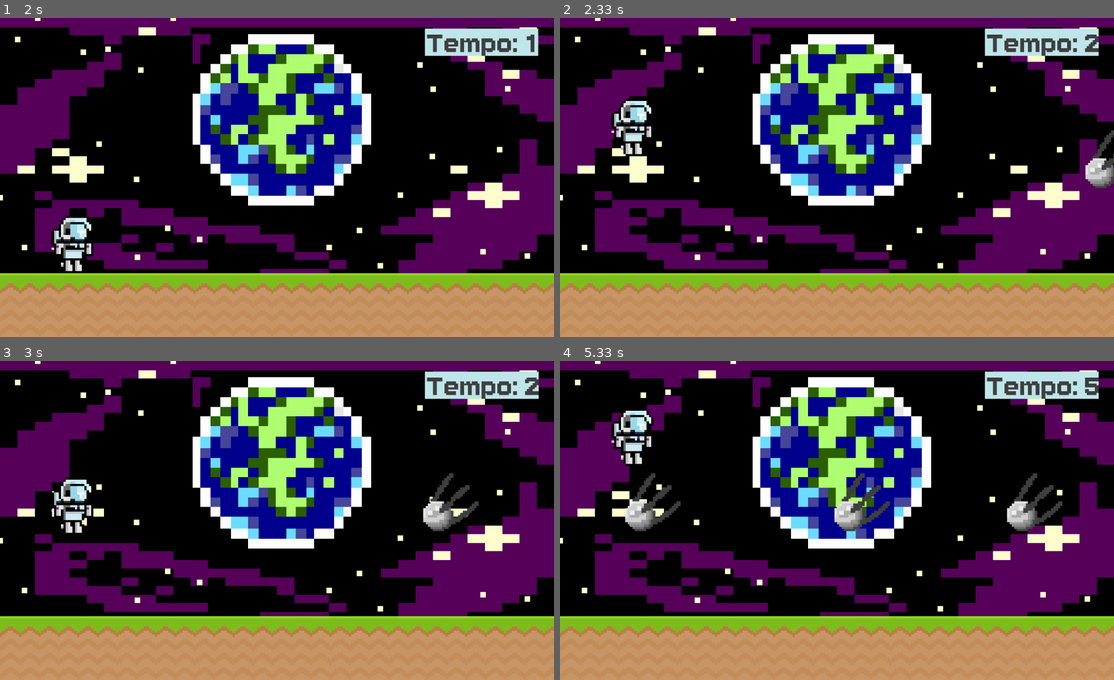
Above: before the commit, frames 1-4 (two rows, left to right).
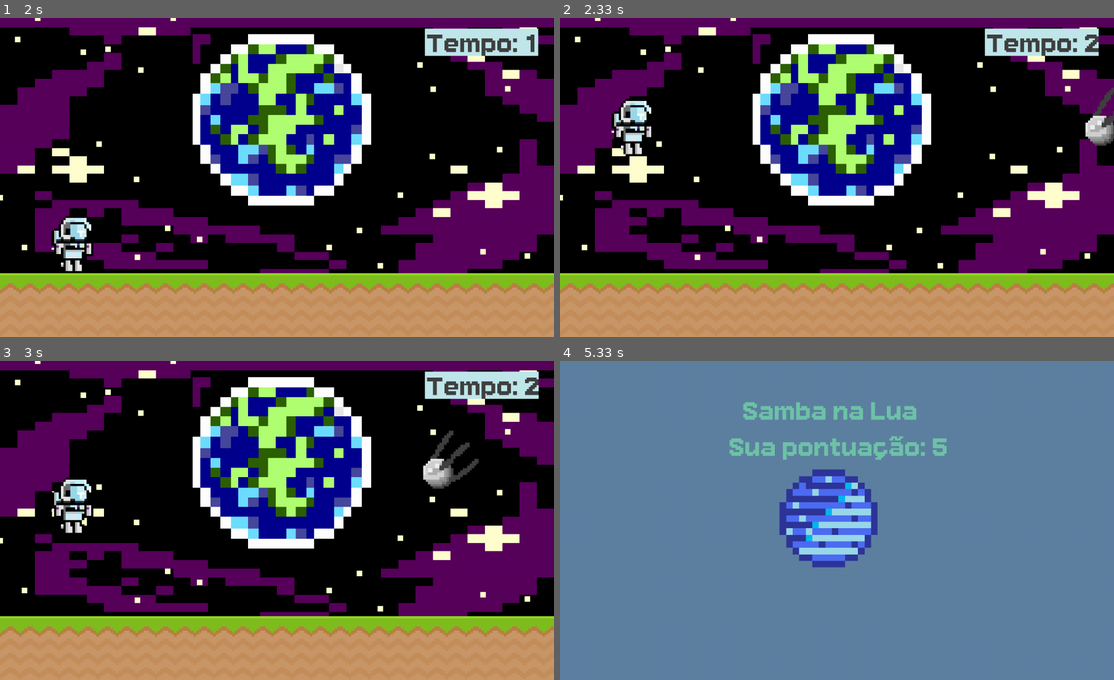
Above: after the commit, the same moments.

Repository: Guiabg/Pygame
Game: pygame game, started from Pygame-main/Game/sambanalua.py
Same seed, same stepped clock (60 frames per second), same inputs: the game is played once before the commit and once after it.
Inputs (mouse positions are in pixels of both pictures, inside the frame that each line leads up to):
- Up to frame 1 (2 s): tap Space at 0.33 s; press the mouse at (72, 244) at 0.7 s; move the mouse to (77, 257) at 0.8 s; release the mouse at (83, 270) at 0.93 s
- Up to frame 2 (2.33 s): press the mouse at (632, 244) at 2.03 s; move the mouse to (632, 206) at 2.13 s; release the mouse at (632, 167) at 2.27 s
- Up to frame 3 (3 s): no input
- Up to frame 4 (5.33 s): press the mouse at (632, 587) at 3.37 s; move the mouse to (676, 568) at 3.47 s; release the mouse at (720, 546) at 3.6 s; press the mouse at (632, 587) at 4.7 s; move the mouse to (753, 510) at 4.8 s; release the mouse at (870, 434) at 4.93 s; press the mouse at (632, 587) at 5.03 s; move the mouse to (726, 536) at 5.13 s; release the mouse at (814, 488) at 5.27 s

Frame 1 is identical in both runs. In frame 2, 1.0% of the frame differs, in the area x 94-100%, y 21-54%; in frame 3, 1.4%; in frame 4, 100%, in the area x 0-100%, y 0-100%.

Commit message:
Inimigo mais alto no ar.

Diff:
--- a/Pygame-main/Game/sambanalua.py
+++ b/Pygame-main/Game/sambanalua.py
@@ -126,7 +126,7 @@
             if randint(0,2):
                 lista_inimigos_rect.append(snail_big.get_rect(bottomright = (randint(1400,1600),600)))
             else:
-                lista_inimigos_rect.append(antena_big.get_rect(midbottom = (randint(1400,1600),400)))
+                lista_inimigos_rect.append(antena_big.get_rect(midbottom = (randint(1400,1600),300)))
 
     #Diferença de jogo "ativo" para game over.
     if jogo_ativo:
